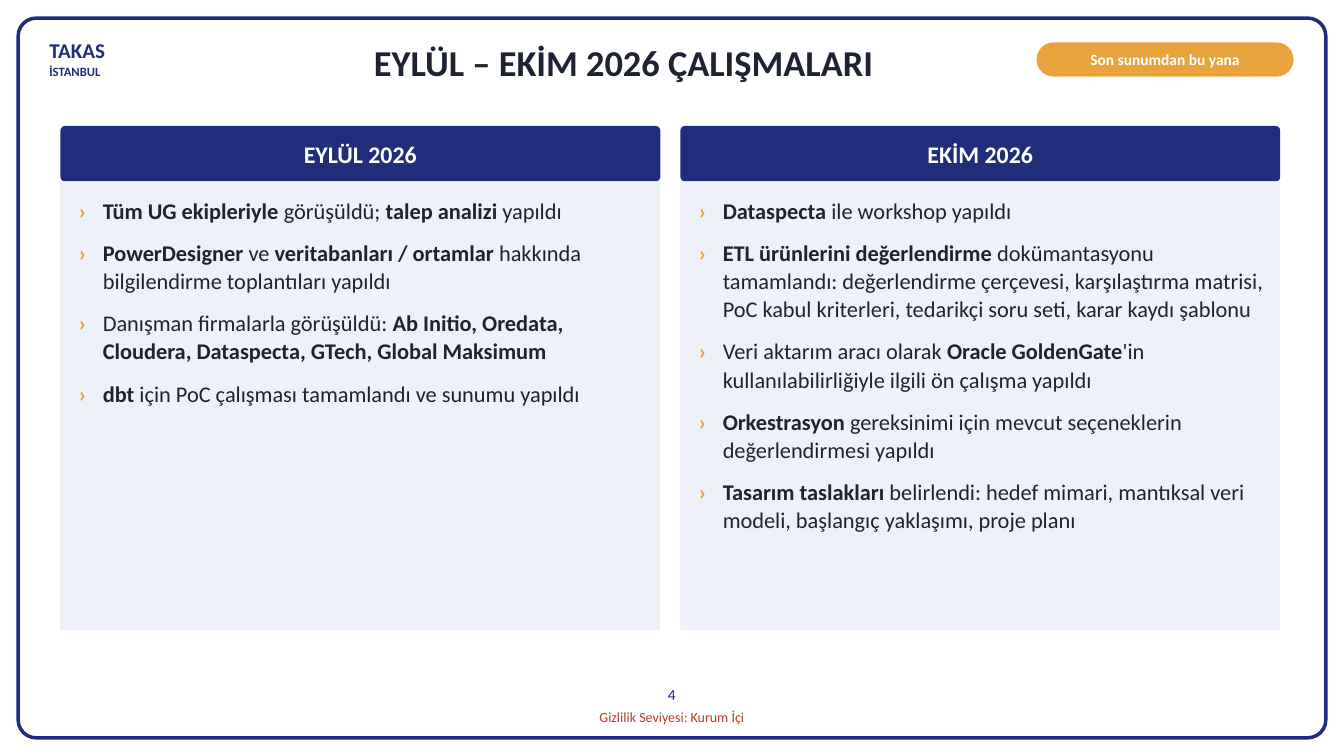
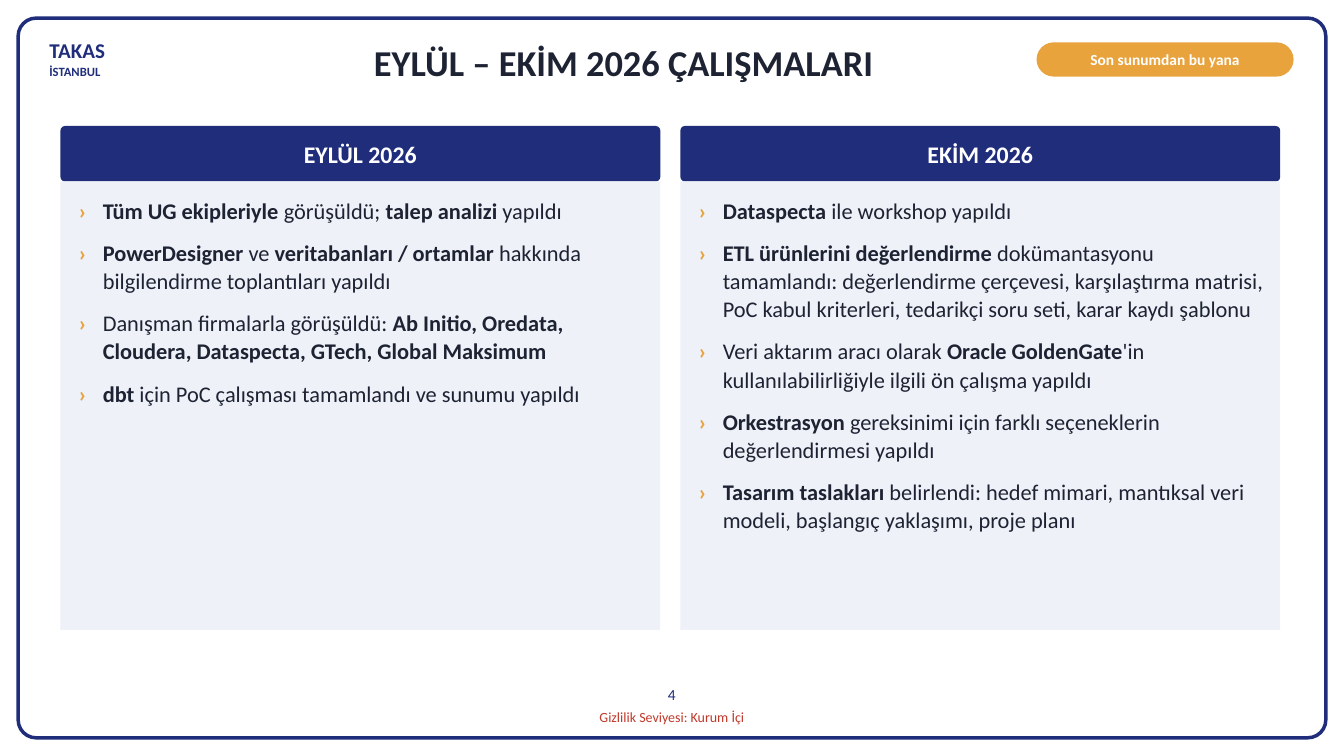
Before and after one commit to hanifidemirel0/Cursor-Projects, a slide deck: slide 4 of outputs/dwh-sunum-kasim-2026/5 - DWHSunum_Kasim2026.pptx. Drawn at 1344x756 pixels with LibreOffice and Linux fonts; fonts in the diff are those of the drawing. Boxes give left, top, right and bottom in pixels: in the first picture for what was removed or moved away, otherwise in the second. Text is boxed around its words. In the diff, an @@ line names an element or a change of style, - is before the commit and + after.

```diff
--- a/outputs/dwh-sunum-kasim-2026/5 - DWHSunum_Kasim2026.pptx
+++ b/outputs/dwh-sunum-kasim-2026/5 - DWHSunum_Kasim2026.pptx
@@ text at [723, 414, 1159, 462]: text changed @@
-› Orkestrasyon gereksinimi için mevcut seçeneklerin değerlendirmesi yapıldı
+› Orkestrasyon gereksinimi için farklı seçeneklerin değerlendirmesi yapıldı
```
Also in this commit, not shown: 3 other files.
